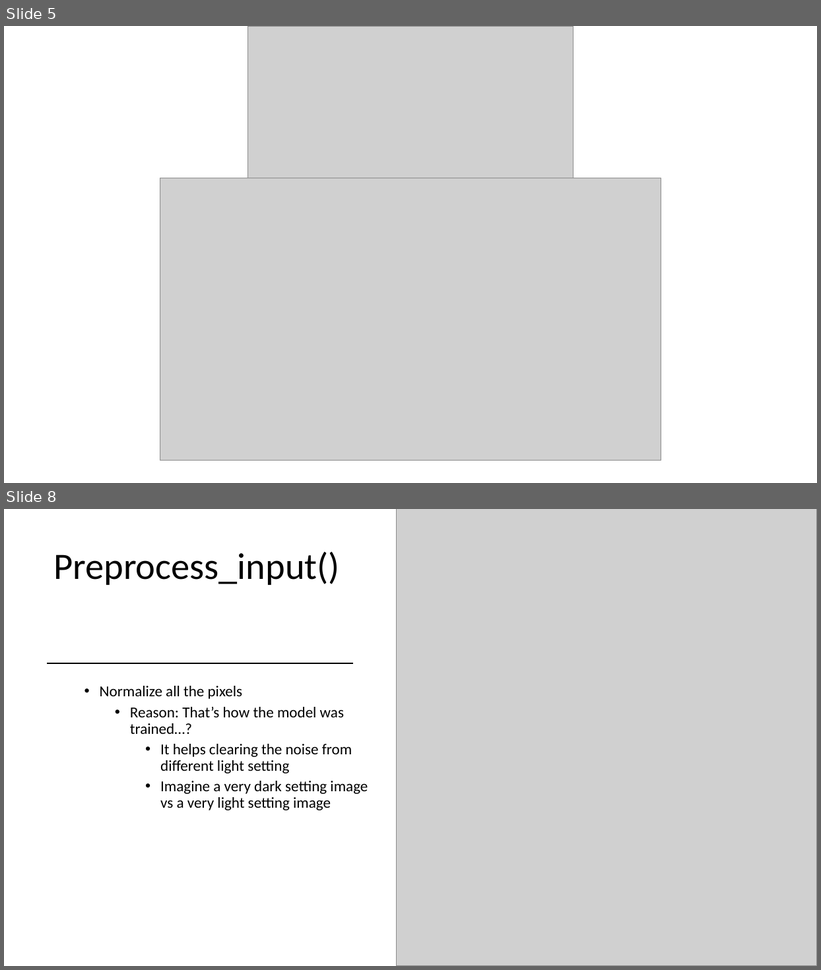
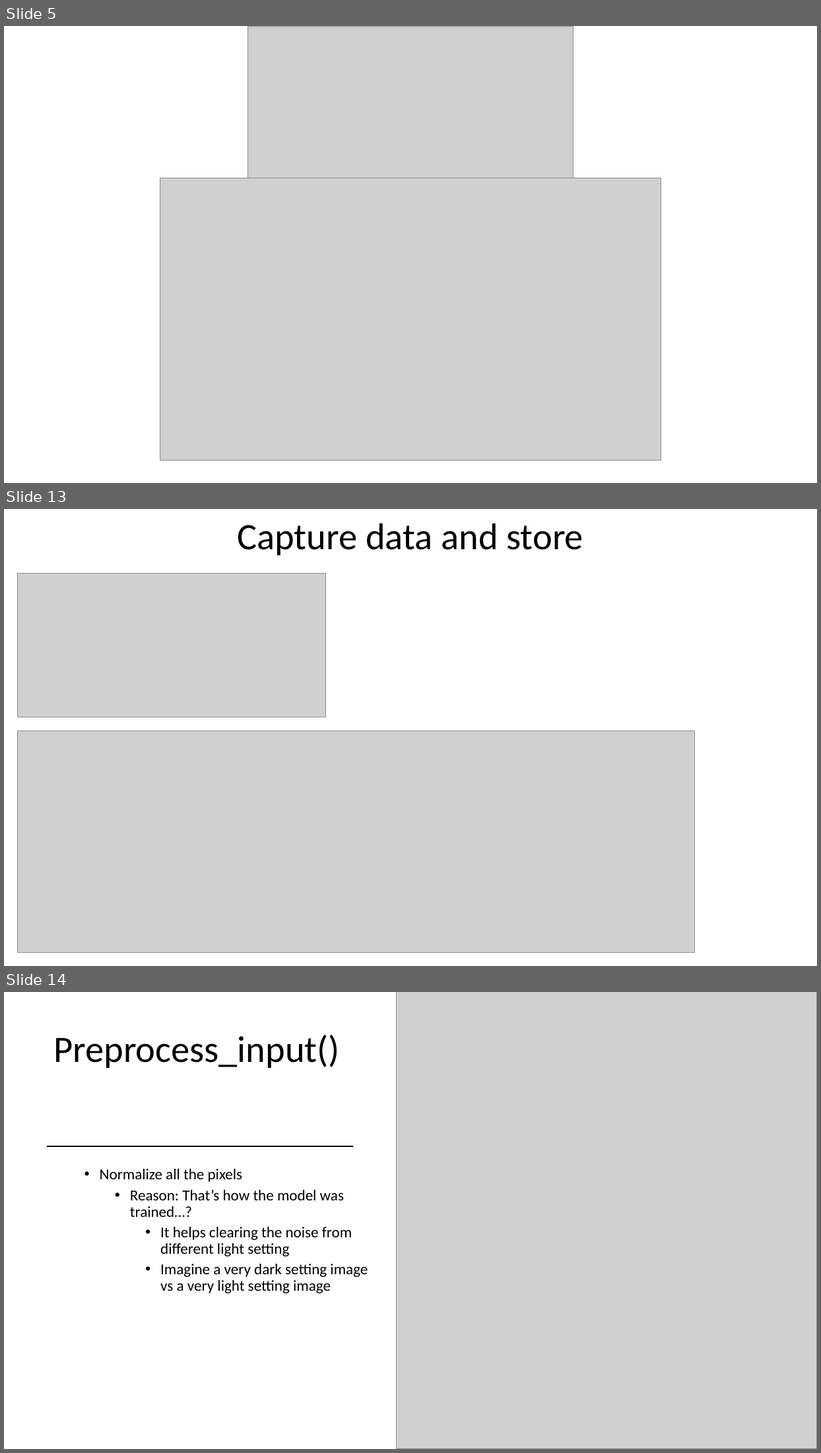
Before and after one commit to Donthave1/goodgamegang, a slide deck: GGG PPT.pptx. Shown one above the other, each under a label of ours: slides 5 and 8 before the commit, slides 5, 13 and 14 after it; the slides between them are not shown. The pictures are 821x970 and 821x1453 pixels, drawn with LibreOffice and Linux fonts; fonts in the diff are those of the drawing; grey boxes stand for pictures. Boxes give left, top, right and bottom in pixels: in the first picture for what was removed or moved away, otherwise in the second. Text is boxed around its words. In the diff, an @@ line names an element or a change of style, - is before the commit and + after.

```diff
--- a/GGG PPT.pptx
+++ b/GGG PPT.pptx
@@ slide 13 added at [4,509,817,966], background #FFFFFF @@
@@ title added at [237,523,583,555], 44 pt, text #000000 @@
+Capture data and store
@@ picture added at [17,574,326,718] @@
@@ picture added at [17,731,694,953] @@
@@ what was slide 8 is now slide 14 @@
```
Also in this commit, not shown: 7 other slides added, 2 slides removed.
